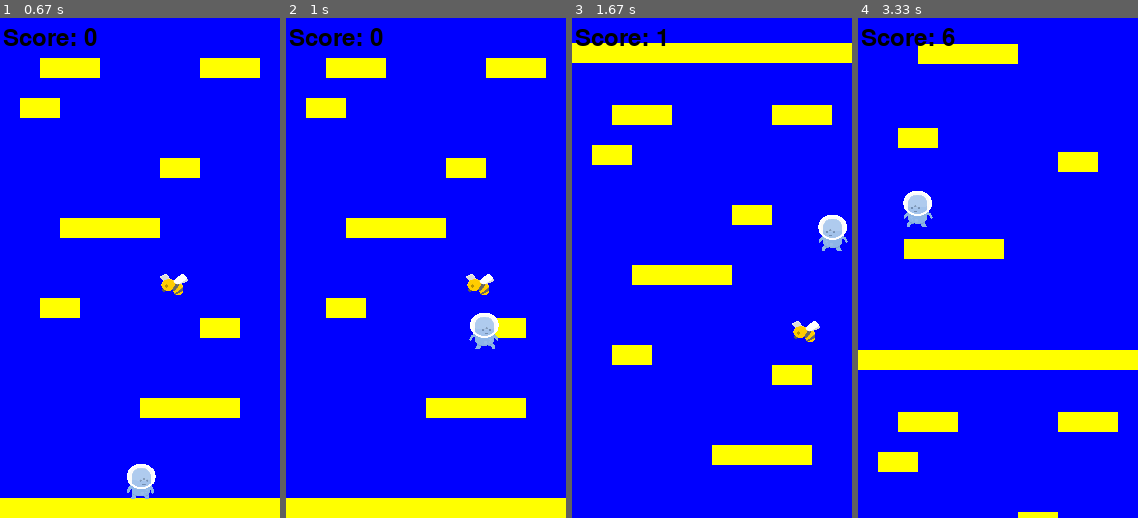
Above: before the commit, frames 1-4 (left to right).
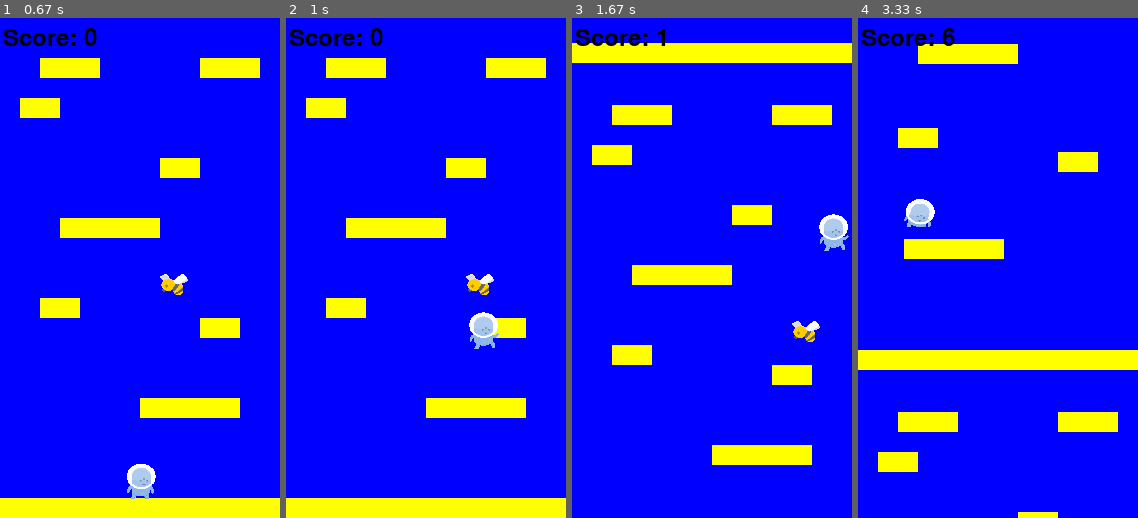
Above: after the commit, the same moments.

Repository: Calum-Johnston/pygame_2d_platformer
Game: pygame game, started from main.py
Two runs of this game, one before a commit and one after it. Both use one fixed random seed, a clock stepped at 60 frames per second and the inputs below.
Inputs:
- Up to frame 1 (0.67 s): tap Space at 0.33 s
- Up to frame 2 (1 s): hold Space from 0.67 s (still down); hold Right from 0.67 s (still down)
- Up to frame 3 (1.67 s): release Space at 1.13 s; release Right at 1.13 s; tap A at 1.17 s; hold Right from 1.5 s (still down); tap Space at 1.57 s
- Up to frame 4 (3.33 s): tap Space at 1.87, 2.07, 2.37, 2.57, 2.87, 3.13 s; release Right at 1.97 s; hold Right 2-2.47 s; hold Left 2.5-3.03 s; hold Down from 3.07 s (still down)

Frame 1 is identical in both runs. In frame 2, 0.1% of the frame differs, in the area x 65-77%, y 58-67%; in frame 3, 0.2%; in frame 4, 0.5%, in the area x 16-28%, y 34-42%.

Commit message:
Added crouching ability

Diff:
--- a/sprites.py
+++ b/sprites.py
@@ -17,10 +17,10 @@
         self.loadImages()
 
         # Define variables to determine the action the player is currently taking
-        self.idle = True
+        self.idle = False
         self.walking = False
         self.jumping = False
-        self.direction = "R"
+        self.crouching = False
         self.currentImage = 0
         self.tickCount = 0
 
@@ -46,7 +46,10 @@
         # Default acceleration is 0 (x-direction) and GRAVITY (y-direction)
         self.acceleration = vec(0, PLAYER_GRAVITY)  # i.e. always accelerting downwards unless changed later
 
-        # Determine whether the player is accelerating
+        # Default crouching to False, so you only crouch when the key is pressed
+        self.crouching = False
+
+        # Determine the key pressed
         keysPressed = pygame.key.get_pressed()
         if(keysPressed[pygame.K_RIGHT] or keysPressed[pygame.K_d]):
             self.acceleration.x = PLAYER_ACCELERATION
@@ -54,6 +57,8 @@
             self.acceleration.x = -PLAYER_ACCELERATION
         if(keysPressed[pygame.K_SPACE]):
             self.jump()
+        if(keysPressed[pygame.K_DOWN] and self.jumping == False):
+            self.crouching = True
 
         # Decrease acceleration according friction, update velocity according to acceleration
         self.acceleration.x += self.velocity.x * PLAYER_FRICTION  # Friction only applies to x-range
@@ -119,11 +124,27 @@
 
     def animate(self):
         self.updateStates()
+        if(self.crouching):
+            if(self.tickCount > 15):
+                self.tickCount = 0
+                self.currentImage = (self.currentImage + 1) % len(self.crouching_frames)
+                self.image = self.crouching_frames[self.currentImage]
+                currentX, currentY = self.rect.midbottom
+                self.rect = self.image.get_rect()
+                self.rect.midbottom = (currentX, currentY)
         if(self.idle):
             if(self.tickCount > 30):
                 self.tickCount = 0
                 self.currentImage = (self.currentImage + 1) % len(self.idle_frames)
                 self.image = self.idle_frames[self.currentImage]
+                currentX, currentY = self.rect.midbottom
+                self.rect = self.image.get_rect()
+                self.rect.midbottom = (currentX, currentY)
+        elif(self.jumping):
+            if(self.tickCount > 15):
+                self.tickCount = 0
+                self.currentImage = (self.currentImage + 1) % len(self.jumping_frames)
+                self.image = self.jumping_frames[self.currentImage]
                 currentX, currentY = self.rect.midbottom
                 self.rect = self.image.get_rect()
                 self.rect.midbottom = (currentX, currentY)
@@ -136,14 +157,6 @@
                 currentX, currentY = self.rect.midbottom
                 self.rect = self.image.get_rect()
                 self.rect.midbottom = (currentX, currentY)
-        elif(self.jumping):
-            if(self.tickCount > 15):
-                self.tickCount = 0
-                self.currentImage = (self.currentImage + 1) % len(self.jumping_frames)
-                self.image = self.jumping_frames[self.currentImage]
-                currentX, currentY = self.rect.midbottom
-                self.rect = self.image.get_rect()
-                self.rect.midbottom = (currentX, currentY)
         self.mask = pygame.mask.from_surface(self.image)
 
     def updateStates(self):
@@ -173,6 +186,7 @@
         self.walking_frames_r = []
         self.walking_frames_l = []
         self.jumping_frames = []
+        self.crouching_frames = []
 
         # Update idle frame
         self.idle_frames.append(self.game.player_spritesheet.getImageAt(768, 0, 128, 256))
@@ -186,6 +200,9 @@
 
         # Update jumping frames
         self.jumping_frames.append(self.game.player_spritesheet.getImageAt(768, 256, 128, 256))
+
+        # Update crouching frames
+        self.crouching_frames.append(self.game.player_spritesheet.getImageAt(768, 1024, 128, 256))
 
 
 
